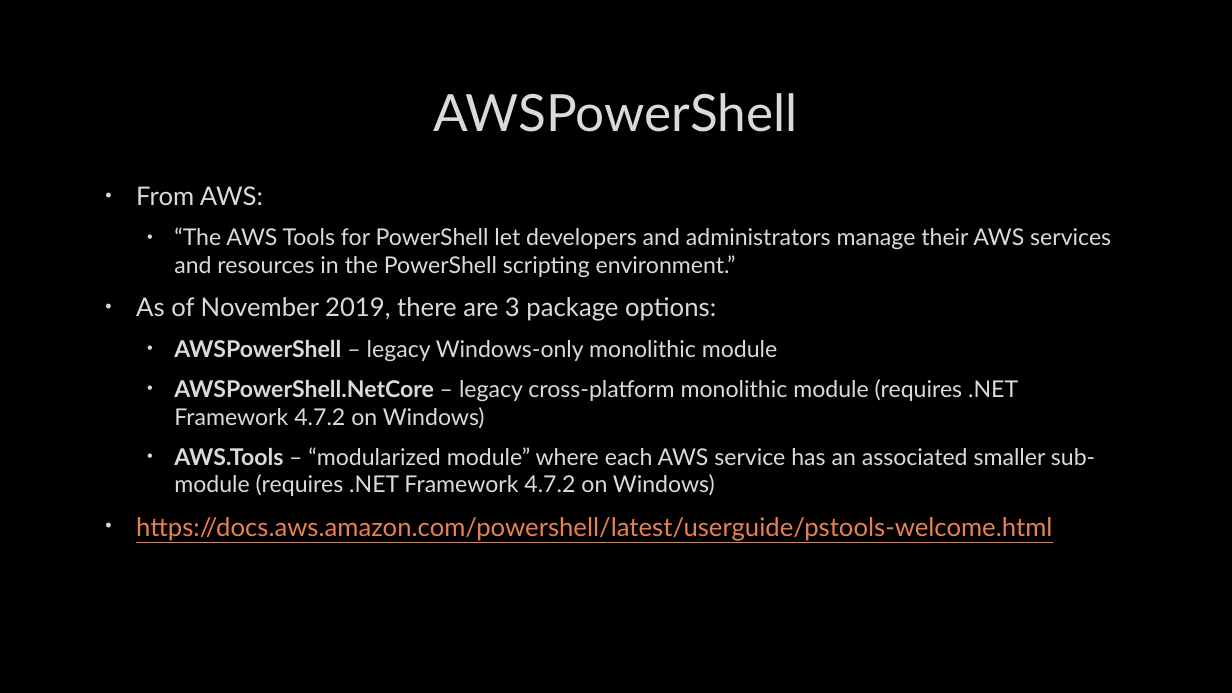
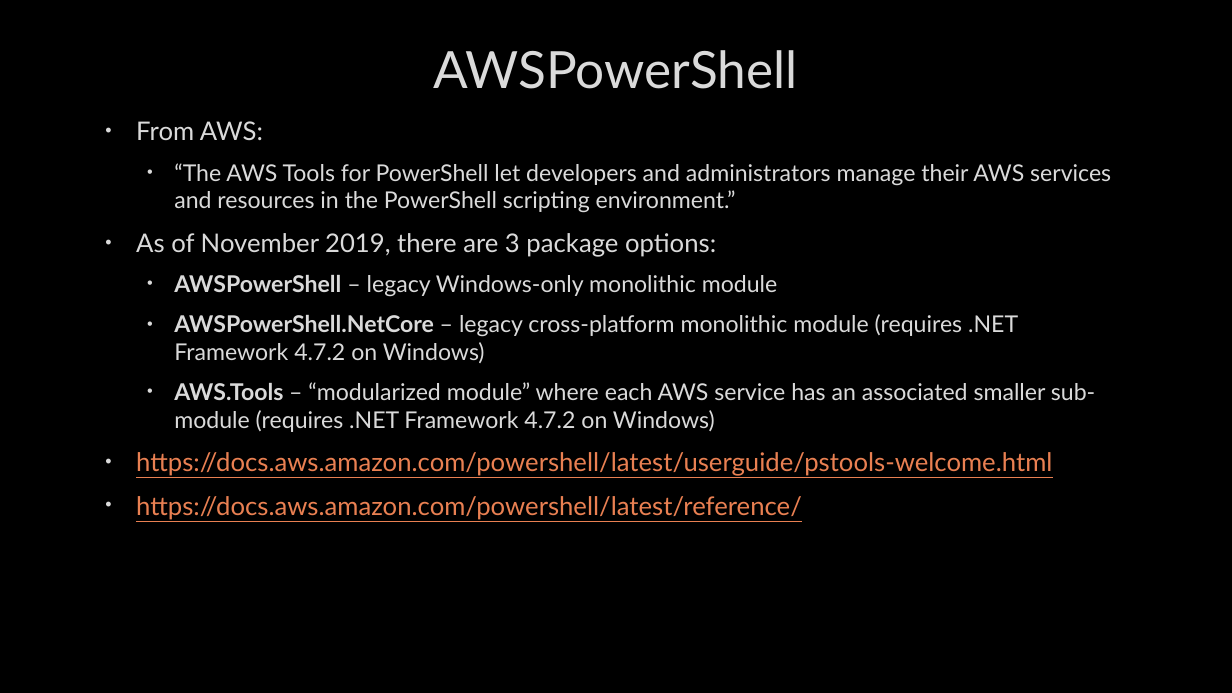
Before and after one commit to mcbobke/AWSPowerShellDemo, a slide deck: slide 4 of AWSPowerShellDemo.pptx (slide 3 before the commit). Drawn at 1232x693 pixels with LibreOffice and Linux fonts; fonts in the diff are those of the drawing; background and template pictures are left out. Boxes give left, top, right and bottom in pixels: in the first picture for what was removed or moved away, otherwise in the second. Text is boxed around its words. In the diff, an @@ line names an element or a change of style, - is before the commit and + after.

```diff
--- a/AWSPowerShellDemo.pptx
+++ b/AWSPowerShellDemo.pptx
@@ title "AWSPowerShell": place and size @@
-title "AWSPowerShell" at <box>433,93,797,132</box>
+title "AWSPowerShell" at <box>433,50,797,89</box>
@@ text "From AWS:": place and size @@
-text "From AWS:" at <box>136,186,1111,541</box>
+text "From AWS:" at <box>136,121,1111,520</box>
@@ text at <box>136,496,802,520</box>: paragraph added @@
+• https://docs.aws.amazon.com/powershell/latest/reference/
```
Also in this commit, not shown: 7 other slides changed, 1 slide added, 1 other file.
